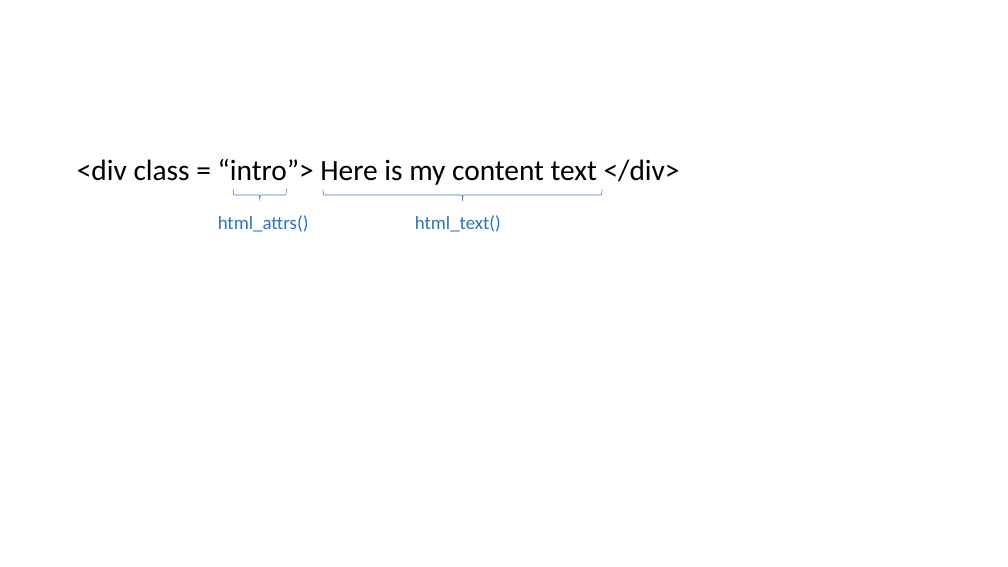
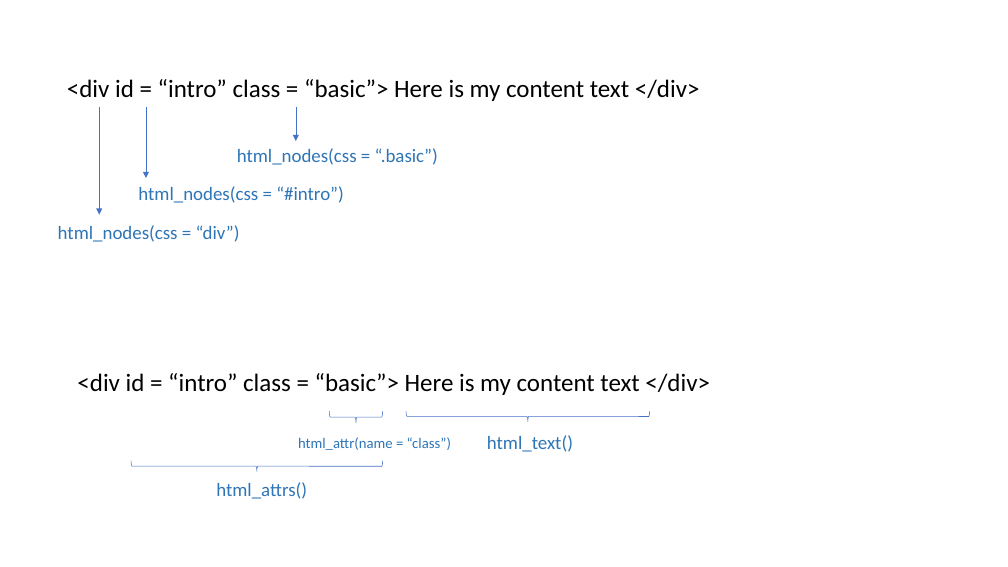
Before and after one commit to suzanbaert/2018_RLadiesWorkshop_API_Webscraping, a slide deck: slide 8 of images/Images_pptx.pptx. Drawn at 1008x567 pixels with LibreOffice and Linux fonts; fonts in the diff are those of the drawing. Boxes give left, top, right and bottom in pixels: in the first picture for what was removed or moved away, otherwise in the second. Text is boxed around its words. In the diff, an @@ line names an element or a change of style, - is before the commit and + after.

Commit message:
pptx images

```diff
--- a/images/Images_pptx.pptx
+++ b/images/Images_pptx.pptx
@@ text added at [67,79,700,101], 23.8 pt, text #000000 @@
+<div id = “intro” class = “basic”> Here is my content text </div>
@@ arrow added from (99, 107) to (99, 215), #4472C4 0.5 pt @@
@@ arrow added from (146, 107) to (146, 178), #4472C4 0.5 pt @@
@@ arrow added from (296, 107) to (296, 141), #4472C4 0.5 pt @@
@@ text added at [237,148,438,165], 18 pt, text #2E75B6 @@
+html_nodes(css = “.basic”)
@@ text added at [138,186,344,203], 18 pt, text #2E75B6 @@
+html_nodes(css = “#intro”)
@@ text added at [58,225,240,242], 18 pt, text #2E75B6 @@
+html_nodes(css = “div”)
@@ text at [77,373,710,395]: text changed; size 28 to 23.8 pt @@
-<div class = “intro”> Here is my content text </div>
+<div id = “intro” class = “basic”> Here is my content text </div>
@@ right brace: place and size @@
-right brace at [233,189,287,202]
+right brace at [329,411,383,423]
@@ right brace: place and size @@
-right brace at [323,189,602,201]
+right brace at [406,411,650,422]
@@ text added at [298,437,451,450], 14 pt, text #2E75B6 @@
+html_attr(name = “class”)
@@ text "html_text()": place and size @@
-text "html_text()" at [415,215,501,232]
+text "html_text()" at [487,435,573,452]
@@ right brace added at [132,461,383,472], outline #4472C4 0.5 pt @@
@@ text "html_attrs()": place and size @@
-text "html_attrs()" at [218,215,309,232]
+text "html_attrs()" at [216,482,307,499]
@@ text "html_attrs()" at [216,482,307,499]: alignment left to centre @@
```
